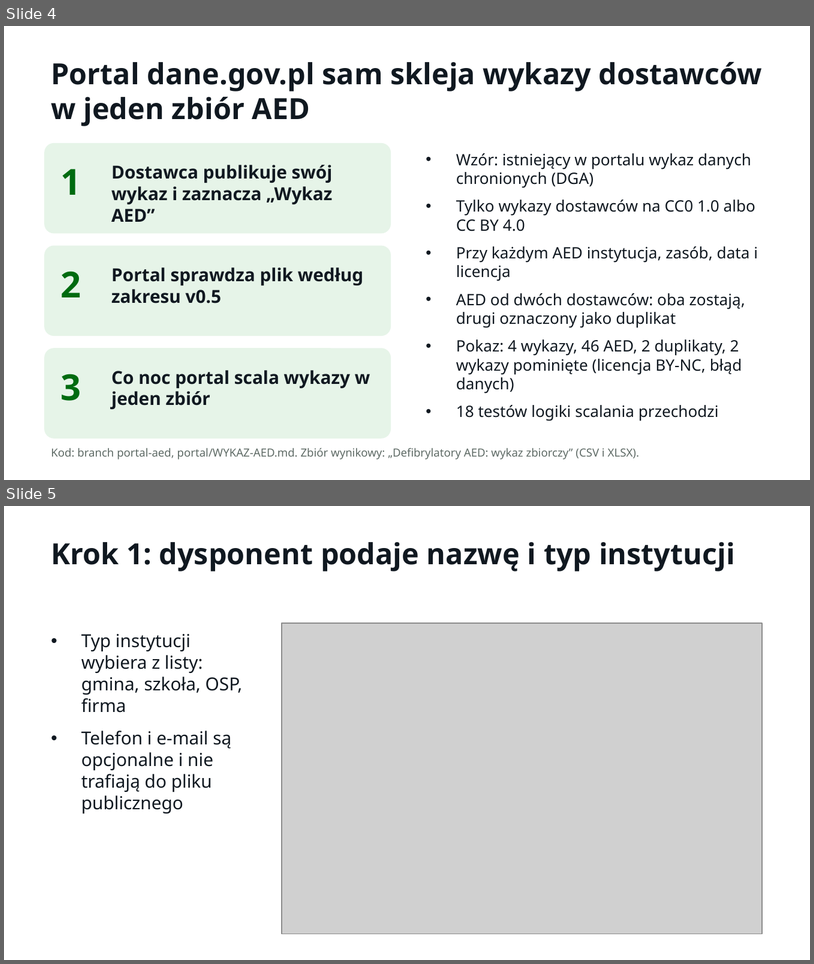
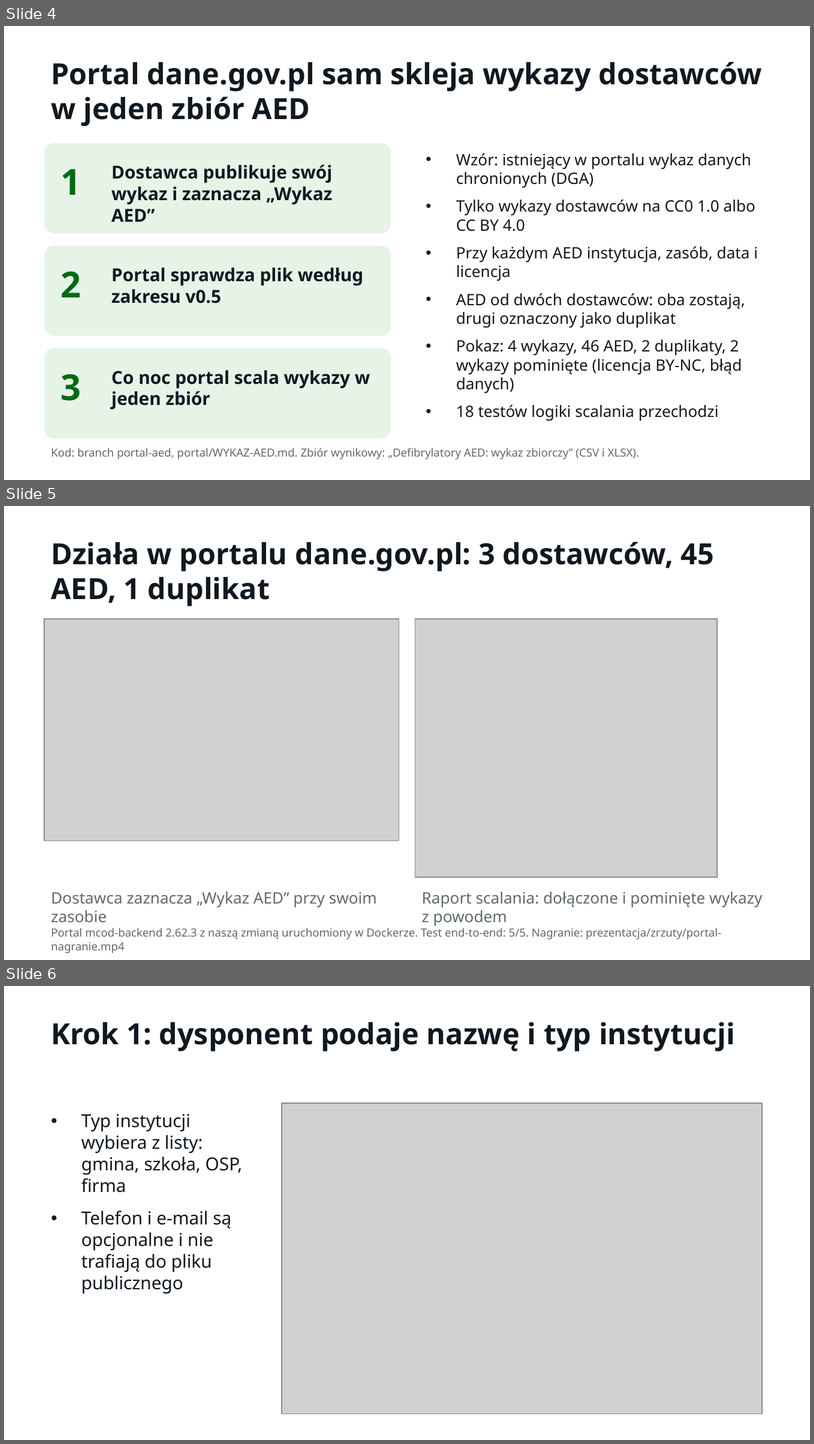
Before and after one commit to LastMinuteGameStudio/hacknation, a slide deck: prezentacja/AEDane-Misja-AED.pptx. Shown one above the other, each under a label of ours: slides 4 and 5 before the commit, slides 4, 5 and 6 after it. The pictures are 814x964 and 814x1444 pixels, drawn with LibreOffice and Linux fonts; fonts in the diff are those of the drawing; grey boxes stand for pictures. Boxes give left, top, right and bottom in pixels: in the first picture for what was removed or moved away, otherwise in the second. Text is boxed around its words. In the diff, an @@ line names an element or a change of style, - is before the commit and + after.

```diff
--- a/prezentacja/AEDane-Misja-AED.pptx
+++ b/prezentacja/AEDane-Misja-AED.pptx
@@ slide 5 added at bbox=[4, 506, 810, 960], background #FFFFFF @@
@@ text added at bbox=[51, 542, 715, 606], 26 pt, text #101820, bold @@
+Działa w portalu dane.gov.pl: 3 dostawców, 45 AED, 1 duplikat
@@ picture added at bbox=[44, 619, 399, 841] @@
@@ picture added at bbox=[415, 619, 717, 877] @@
@@ text added at bbox=[51, 891, 377, 922], 14 pt, text #5F6B66 @@
+Dostawca zaznacza „Wykaz AED” przy swoim zasobie
@@ text added at bbox=[422, 891, 762, 926], 14 pt, text #5F6B66 @@
+Raport scalania: dołączone i pominięte wykazy z powodem
@@ text added at bbox=[51, 928, 722, 953], 10 pt, text #5F6B66 @@
+Portal mcod-backend 2.62.3 z naszą zmianą uruchomiony w Dockerze. Test end-to-end: 5/5. Nagranie: prezentacja/zrzuty/portal-nagranie.mp4
@@ what was slide 5 is now slide 6 @@
```
Also in this commit, not shown: 1 slide changed, 1 other file.
